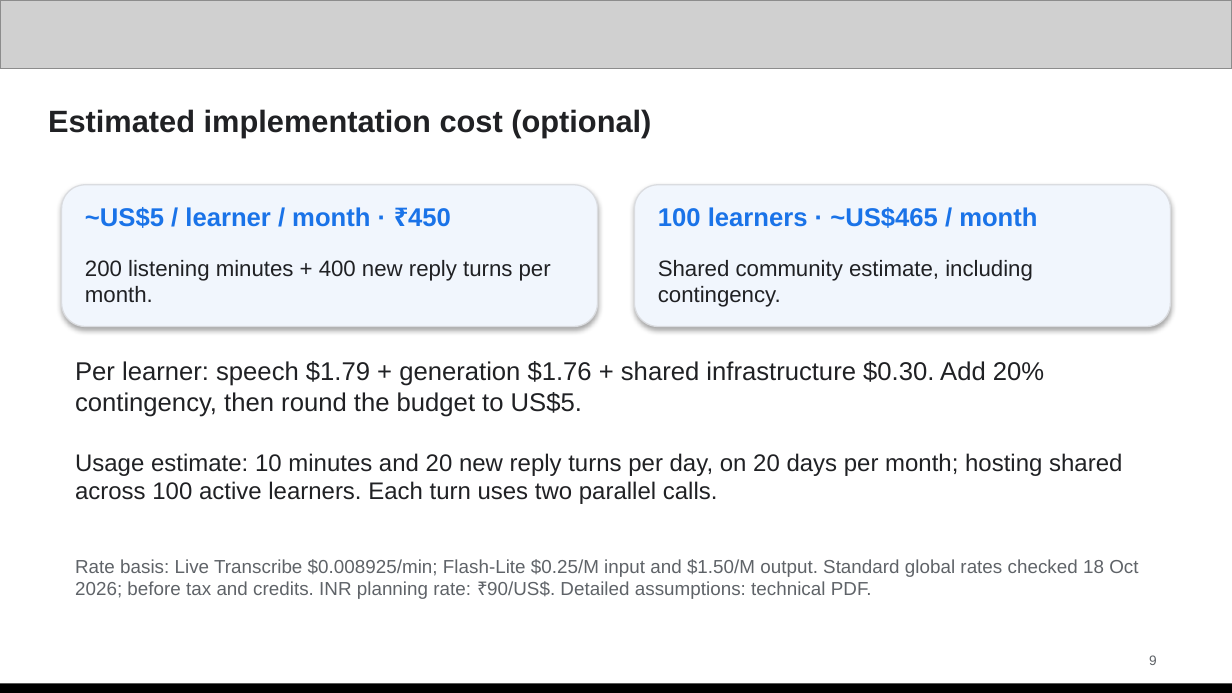
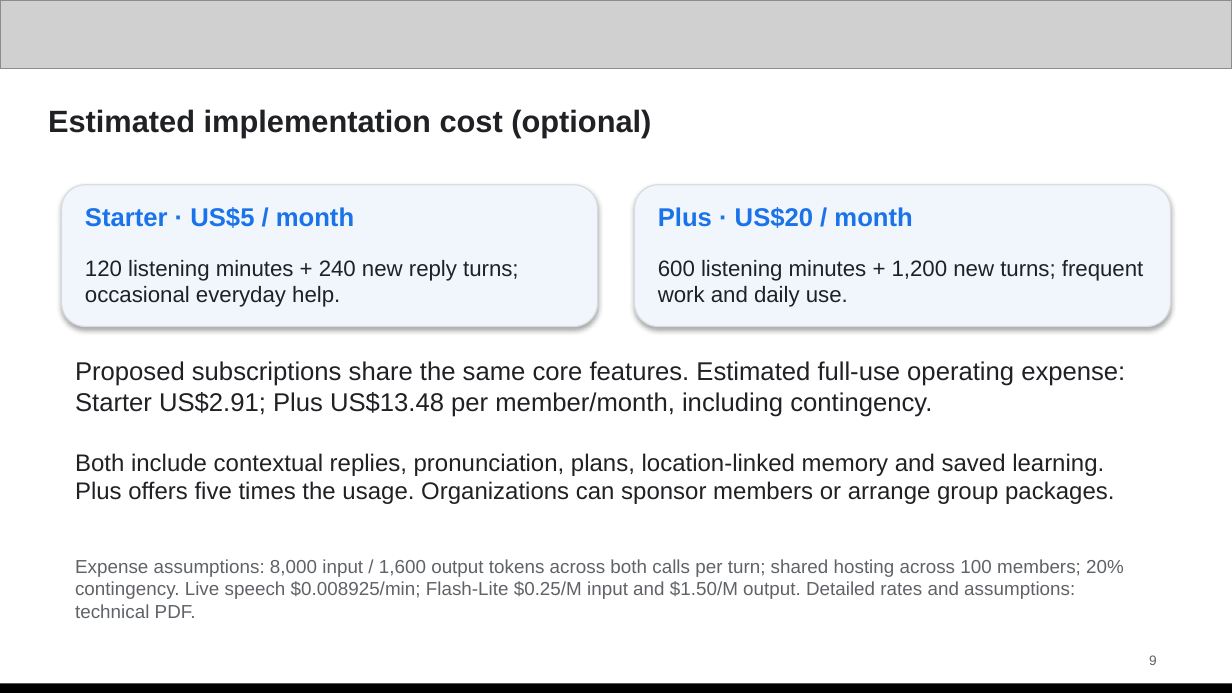
Before and after one commit to U4AR/LingoLive, a slide deck: slide 9 of docs/submission/LingoLive-Pitch-Deck.pptx. Drawn at 1232x693 pixels with LibreOffice and Linux fonts; fonts in the diff are those of the drawing; grey boxes stand for pictures. Boxes give left, top, right and bottom in pixels: in the first picture for what was removed or moved away, otherwise in the second. Text is boxed around its words. In the diff, an @@ line names an element or a change of style, - is before the commit and + after.

Commit message:
Add proposed Starter and Plus plans and international migrant use cases

```diff
--- a/docs/submission/LingoLive-Pitch-Deck.pptx
+++ b/docs/submission/LingoLive-Pitch-Deck.pptx
@@ text at (x1=85, y1=207, x2=354, y2=228): text changed @@
-~US$5 / learner / month · ₹450
+Starter · US$5 / month
@@ text at (x1=658, y1=207, x2=912, y2=228): text changed @@
-100 learners · ~US$465 / month
+Plus · US$20 / month
@@ text at (x1=85, y1=260, x2=519, y2=307): text changed @@
-200 listening minutes + 400 new reply turns per month.
+120 listening minutes + 240 new reply turns; occasional everyday help.
@@ text at (x1=658, y1=260, x2=1143, y2=307): text changed @@
-Shared community estimate, including contingency.
+600 listening minutes + 1,200 new turns; frequent work and daily use.
@@ text at (x1=75, y1=361, x2=1125, y2=417): text changed @@
-Per learner: speech $1.79 + generation $1.76 + shared infrastructure $0.30. Add 20% contingency, then round the budget to US$5.
+Proposed subscriptions share the same core features. Estimated full-use operating expense: Starter US$2.91; Plus US$13.48 per member/month, including contingency.
@@ text at (x1=75, y1=453, x2=1114, y2=504): text changed @@
-Usage estimate: 10 minutes and 20 new reply turns per day, on 20 days per month; hosting shared across 100 active learners. Each turn uses two parallel calls.
+Both include contextual replies, pronunciation, plans, location-linked memory and saved learning. Plus offers five times the usage. Organizations can sponsor members or arrange group packages.
@@ text at (x1=75, y1=559, x2=1124, y2=618): text changed @@
-Rate basis: Live Transcribe $0.008925/min; Flash-Lite $0.25/M input and $1.50/M output. Standard global rates checked 18 Oct 2026; before tax and credits. INR planning rate: ₹90/US$. Detailed assumptions: technical PDF.
+Expense assumptions: 8,000 input / 1,600 output tokens across both calls per turn; shared hosting across 100 members; 20% contingency. Live speech $0.008925/min; Flash-Lite $0.25/M input and $1.50/M output. Detailed rates and assumptions: technical PDF.
```
Also in this commit, not shown: 2 other slides changed, 20 other files.
